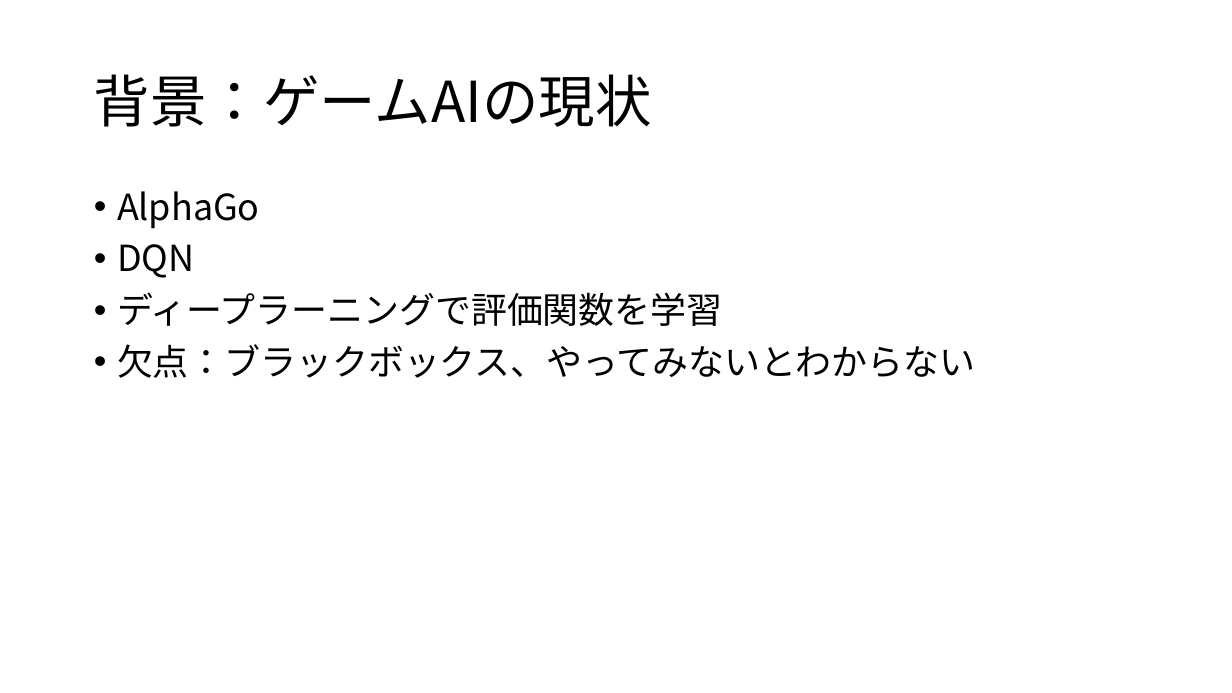
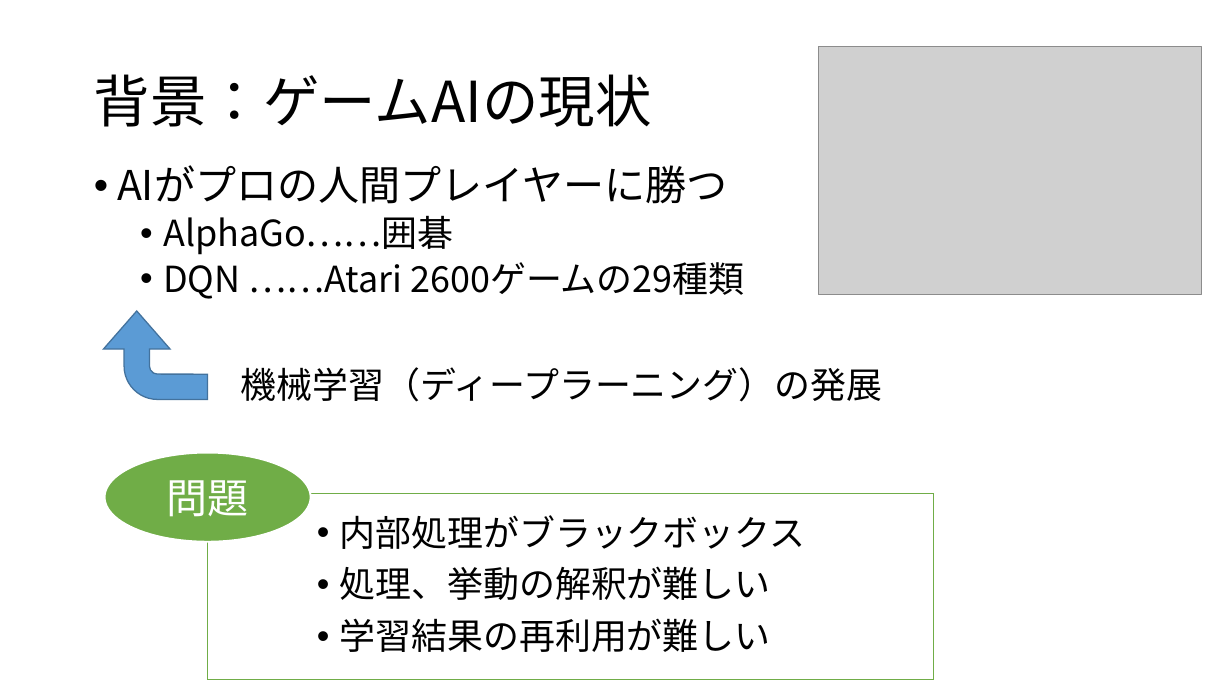
Before and after one commit to hshibasawa7/graduation-thesis, a slide deck: slide 2 of happyou/soturonHappyou.pptx. Drawn at 1232x693 pixels with LibreOffice and Linux fonts; fonts in the diff are those of the drawing; grey boxes stand for pictures. Boxes give left, top, right and bottom in pixels: in the first picture for what was removed or moved away, otherwise in the second. Text is boxed around its words. In the diff, an @@ line names an element or a change of style, - is before the commit and + after.

```diff
--- a/happyou/soturonHappyou.pptx
+++ b/happyou/soturonHappyou.pptx
@@ picture added at bbox=[818, 47, 1201, 295] @@
@@ text at bbox=[117, 165, 745, 299]: text changed @@
-• AlphaGo
-• DQN
-• ディープラーニングで評価関数を学習
-• 欠点：ブラックボックス、やってみないとわからない
+• AIがプロの人間プレイヤーに勝つ
+  • AlphaGo……囲碁
+  • DQN ……Atari 2600ゲームの29種類
@@ bent arrow added at bbox=[104, 311, 208, 400], fill #5B9BD5, outline #43739E 1 pt @@
@@ text added at bbox=[241, 367, 882, 402], 28 pt, text #000000 @@
+機械学習（ディープラーニング）の発展
@@ ellipse added at bbox=[104, 453, 311, 543], fill #70AD47, outline #FFFFFF 1.5 pt, 32 pt, text #FFFFFF @@
+問題
@@ rectangle added at bbox=[208, 494, 934, 679], fill #FFFFFF, outline #70AD47 1 pt, 28 pt, text #000000 @@
+• 内部処理がブラックボックス
+• 処理、挙動の解釈が難しい
+• 学習結果の再利用が難しい
```
Also in this commit, not shown: 7 other slides changed, 3 slides added, 5 slides removed, 3 other files.
